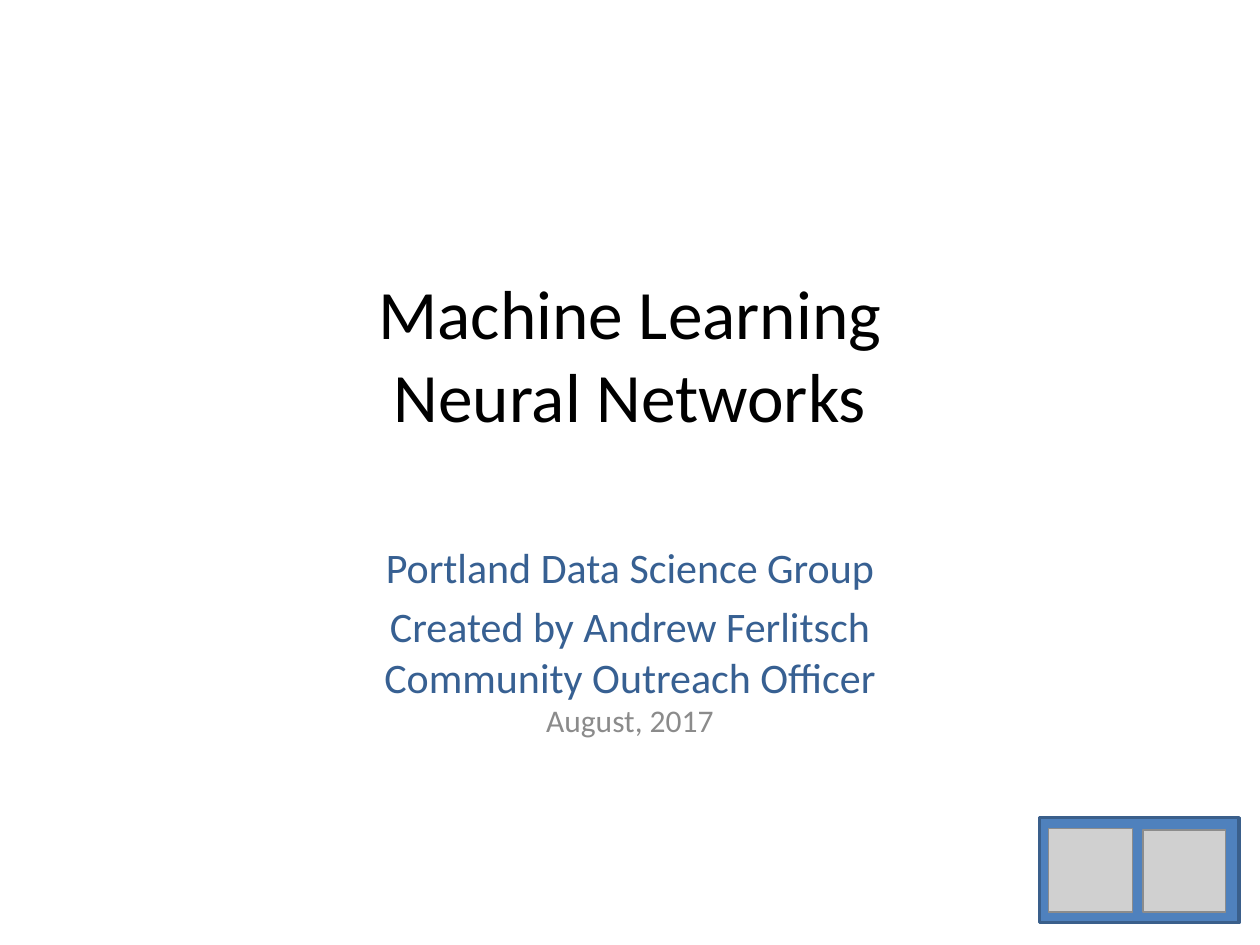
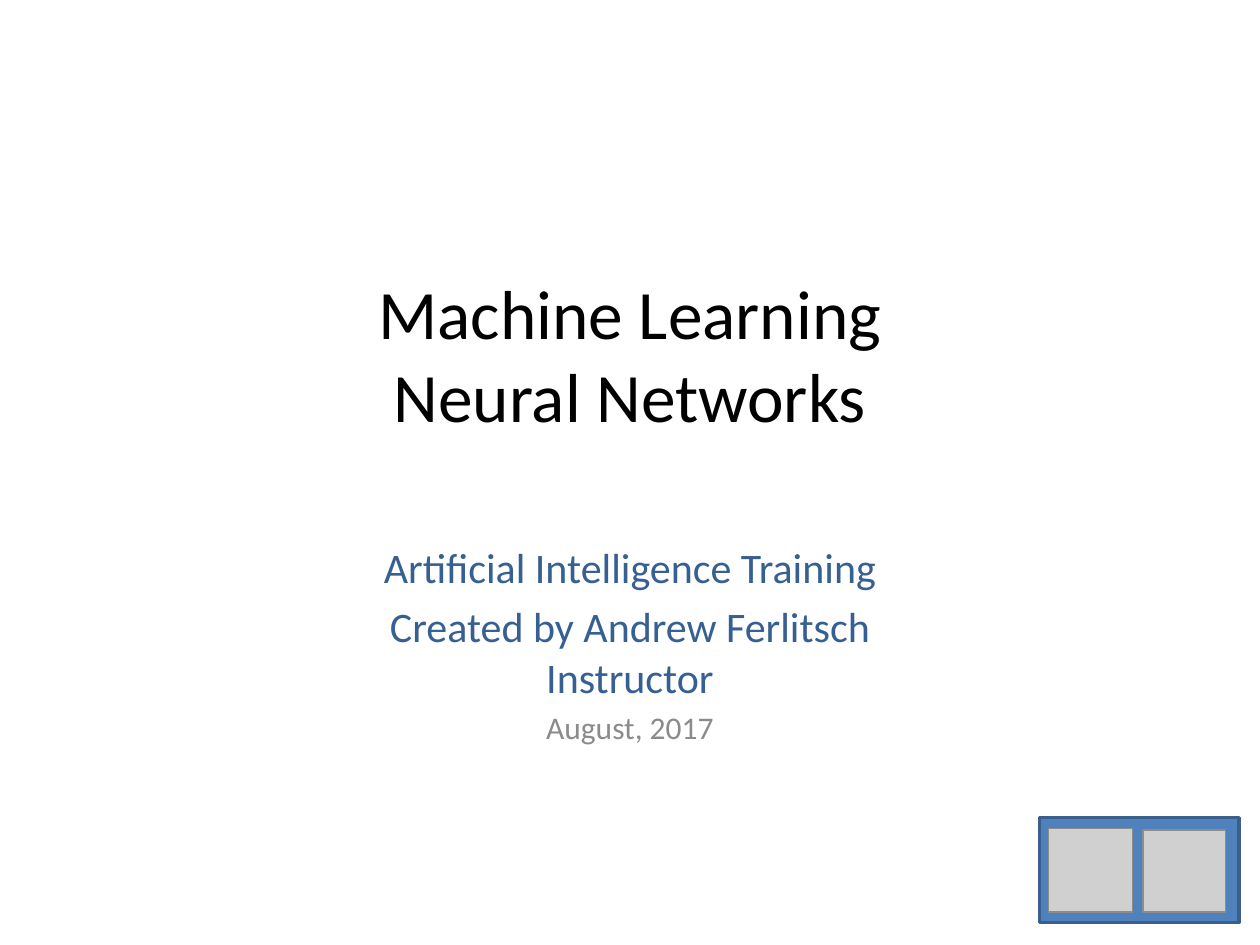
Before and after one commit to andrewferlitsch/Portland-Data-Science-Group, a slide deck: slide 1 of Presentations/ML Neural Networks.pptx. Drawn at 1260x945 pixels with LibreOffice and Linux fonts; fonts in the diff are those of the drawing; grey boxes stand for pictures. Boxes give left, top, right and bottom in pixels: in the first picture for what was removed or moved away, otherwise in the second. Text is boxed around its words. In the diff, an @@ line names an element or a change of style, - is before the commit and + after.

```diff
--- a/Presentations/ML Neural Networks.pptx
+++ b/Presentations/ML Neural Networks.pptx
@@ subtitle at box(384, 554, 876, 745): text changed @@
-Portland Data Science Group
-Created by Andrew Ferlitsch
-Community Outreach Officer
-August, 2017
+Artificial Intelligence Training
+Created by Andrew Ferlitsch
+Instructor
+August, 2017
```
Also in this commit, not shown: 4 other slides changed, 1 other file.
